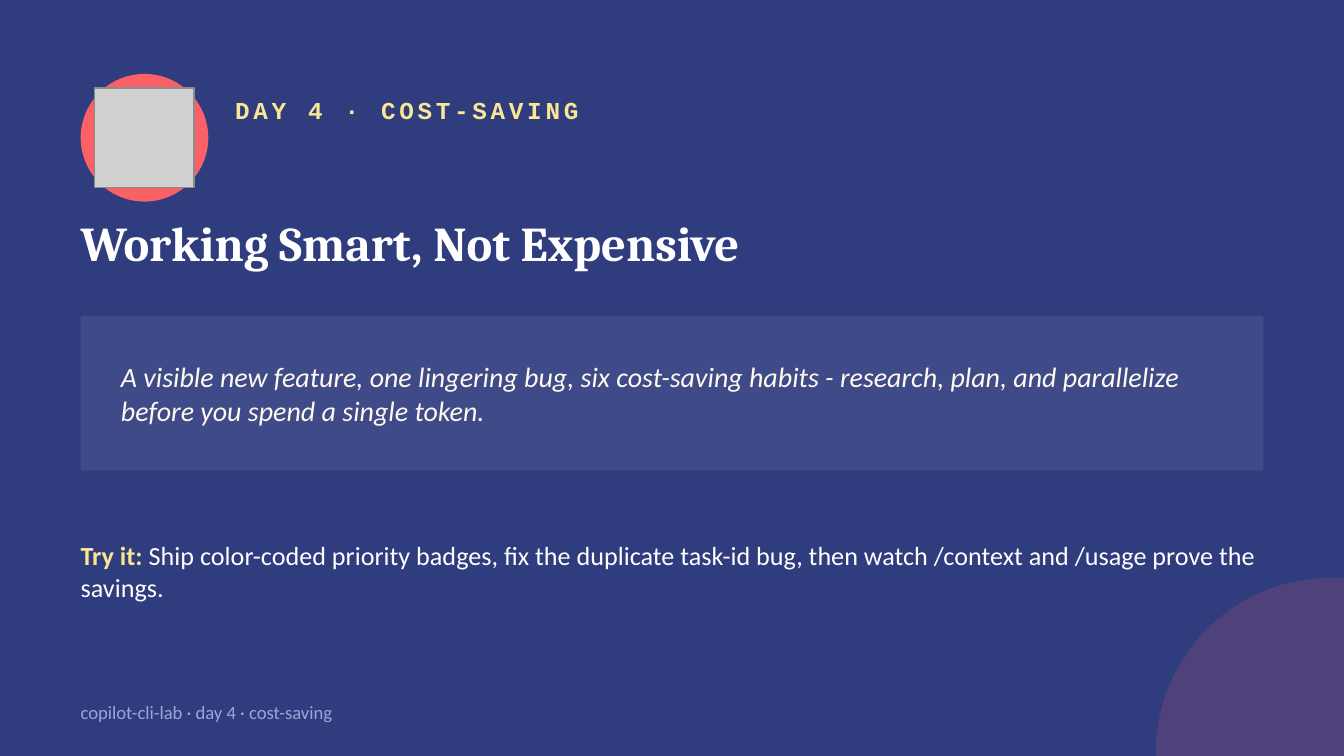
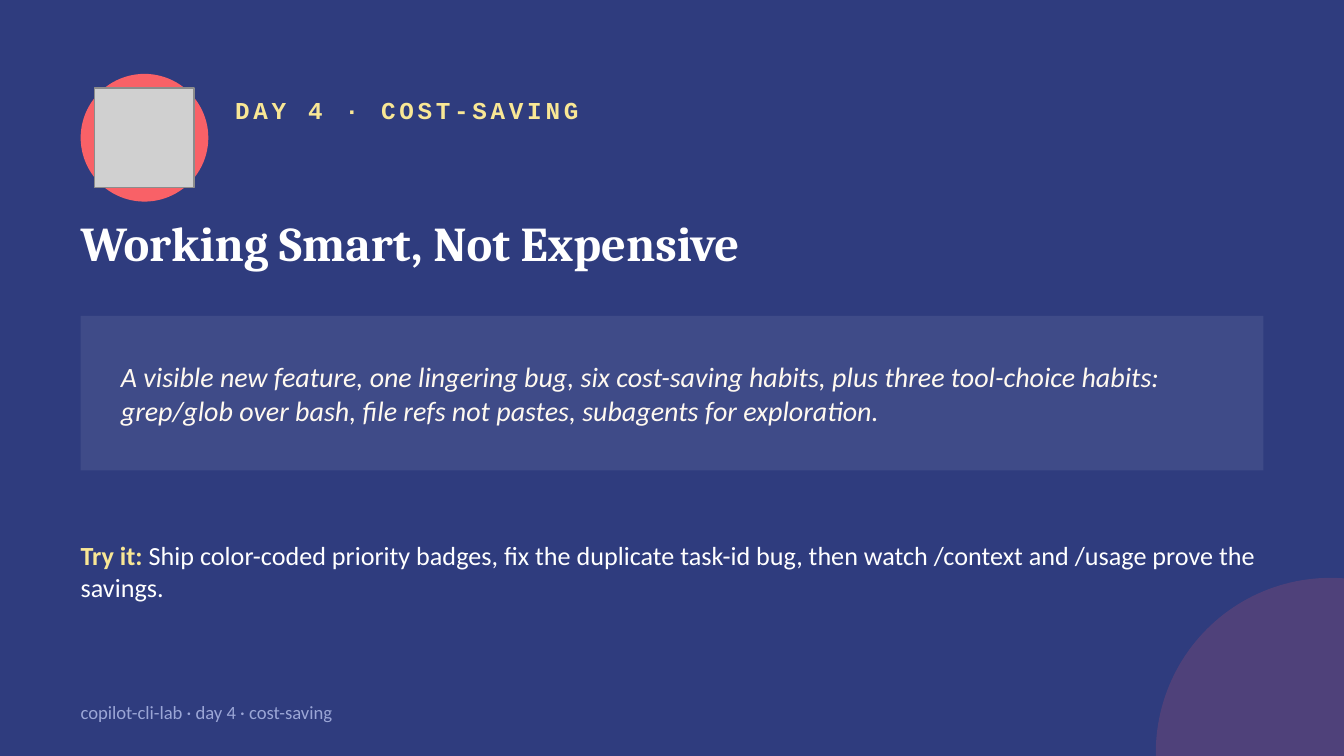
Before and after one commit to kandanai-leenutaphong-backup/copilot-cli-lab, a slide deck: slide 7 of slides/copilot-cli-lab.pptx. Drawn at 1344x756 pixels with LibreOffice and Linux fonts; fonts in the diff are those of the drawing; grey boxes stand for pictures. Boxes give left, top, right and bottom in pixels: in the first picture for what was removed or moved away, otherwise in the second. Text is boxed around its words. In the diff, an @@ line names an element or a change of style, - is before the commit and + after.

```diff
--- a/slides/copilot-cli-lab.pptx
+++ b/slides/copilot-cli-lab.pptx
@@ text at box(121, 367, 1159, 426): text changed @@
-A visible new feature, one lingering bug, six cost-saving habits - research, plan, and parallelize before you spend a single token.
+A visible new feature, one lingering bug, six cost-saving habits, plus three tool-choice habits: grep/glob over bash, file refs not pastes, subagents for exploration.
```
Also in this commit, not shown: 3 other files.
